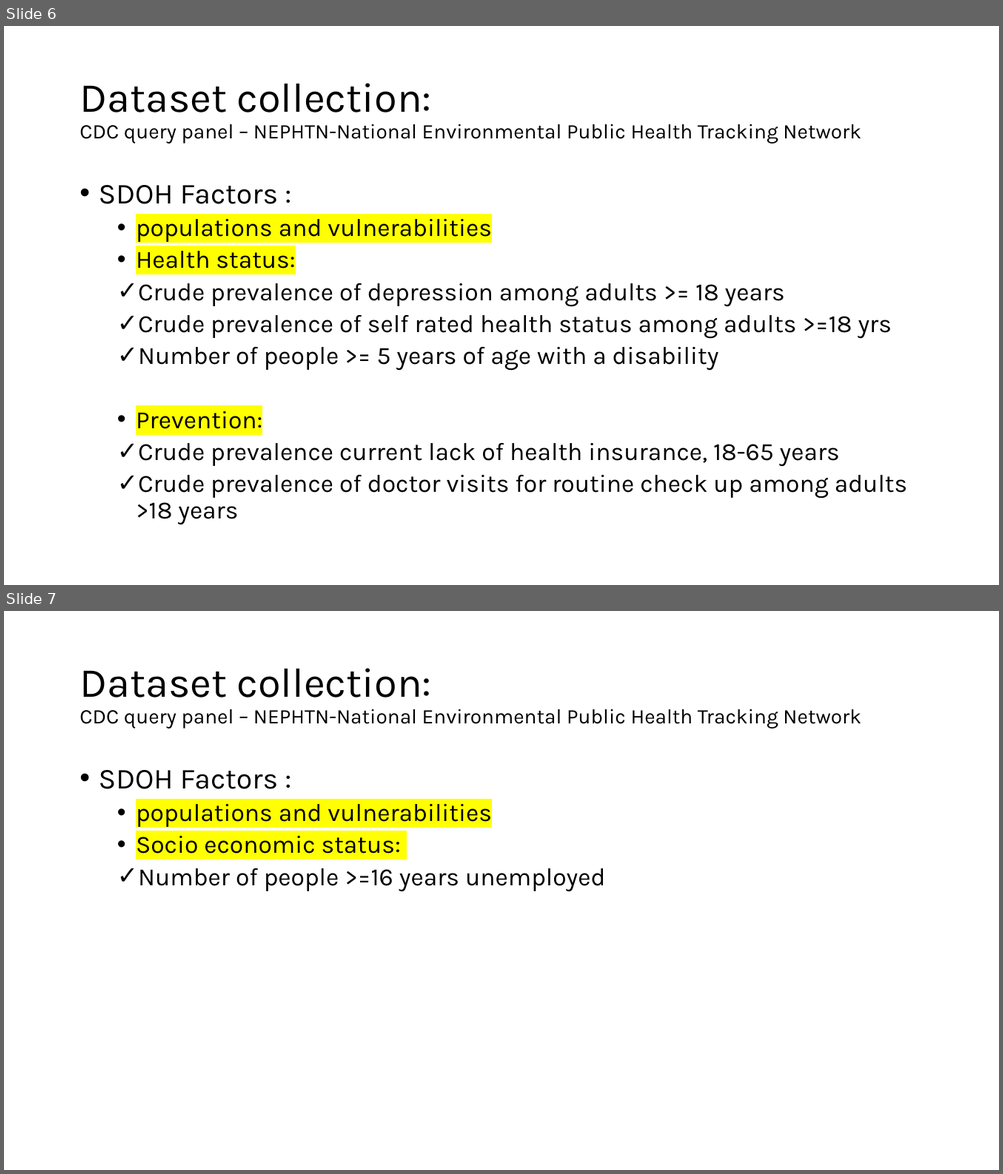
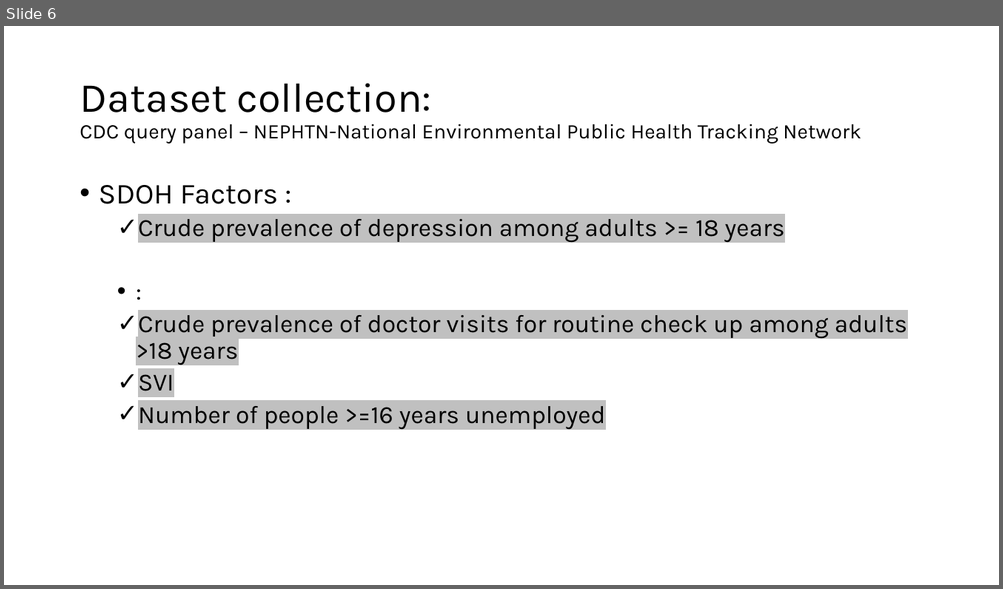
Before and after one commit to r-buch/social-covid, a slide deck: SDOH_Datasets.pptx. Shown one above the other, each under a label of ours: slides 6 and 7 before the commit, slide 6 after it. The pictures are 1003x1174 and 1003x589 pixels, drawn with LibreOffice and Linux fonts; fonts in the diff are those of the drawing. Boxes give left, top, right and bottom in pixels: in the first picture for what was removed or moved away, otherwise in the second. Text is boxed around its words. In the diff, an @@ line names an element or a change of style, - is before the commit and + after.

```diff
--- a/SDOH_Datasets.pptx
+++ b/SDOH_Datasets.pptx
@@ slide 7 removed at [4, 611, 999, 1170], background #FFFFFF @@
@@ title removed at [79, 668, 861, 729] @@
-Dataset collection:
-CDC query panel – NEPHTN-National Environmental Public Health Tracking Network
@@ text removed at [99, 770, 605, 892] @@
-• SDOH Factors :
-  • populations and vulnerabilities
-  • Socio economic status:
-  ✓ Number of people >=16 years unemployed
@@ slide 6 changed as well @@
@@ text at [136, 219, 492, 269]: paragraphs removed @@
-  • populations and vulnerabilities
-  • Health status:
@@ text at [136, 219, 907, 365]: highlight none to #C0C0C0 in "Crude prevalence of depression among adults >= ...", "Crude prevalence of doctor visits for routine ..." @@
@@ text at [136, 315, 891, 467]: text changed @@
-  ✓ Crude prevalence of self rated health status among adults >=18 yrs
-  ✓ Number of people >= 5 years of age with a disability
-  • Prevention:
-  ✓ Crude prevalence current lack of health insurance, 18-65 years
+  • :
@@ text at [138, 375, 605, 430]: paragraphs added @@
+  ✓ SVI
+  ✓ Number of people >=16 years unemployed
```
Also in this commit, not shown: 3 other slides changed, 2 slides added, 3 other slides removed.
